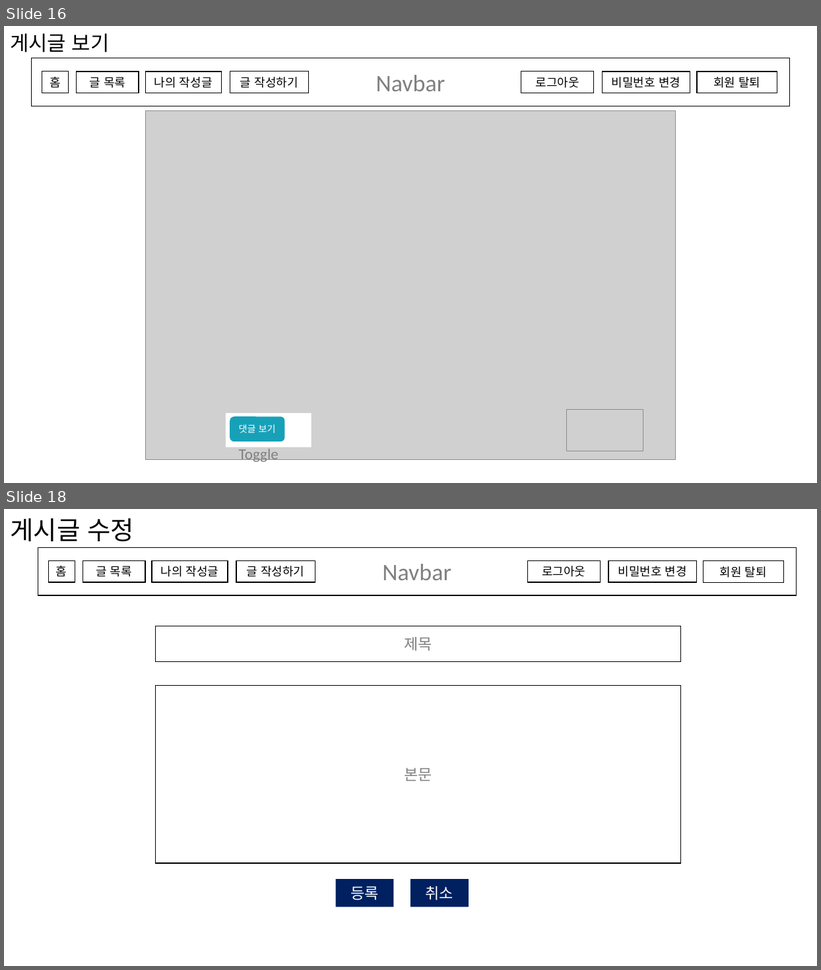
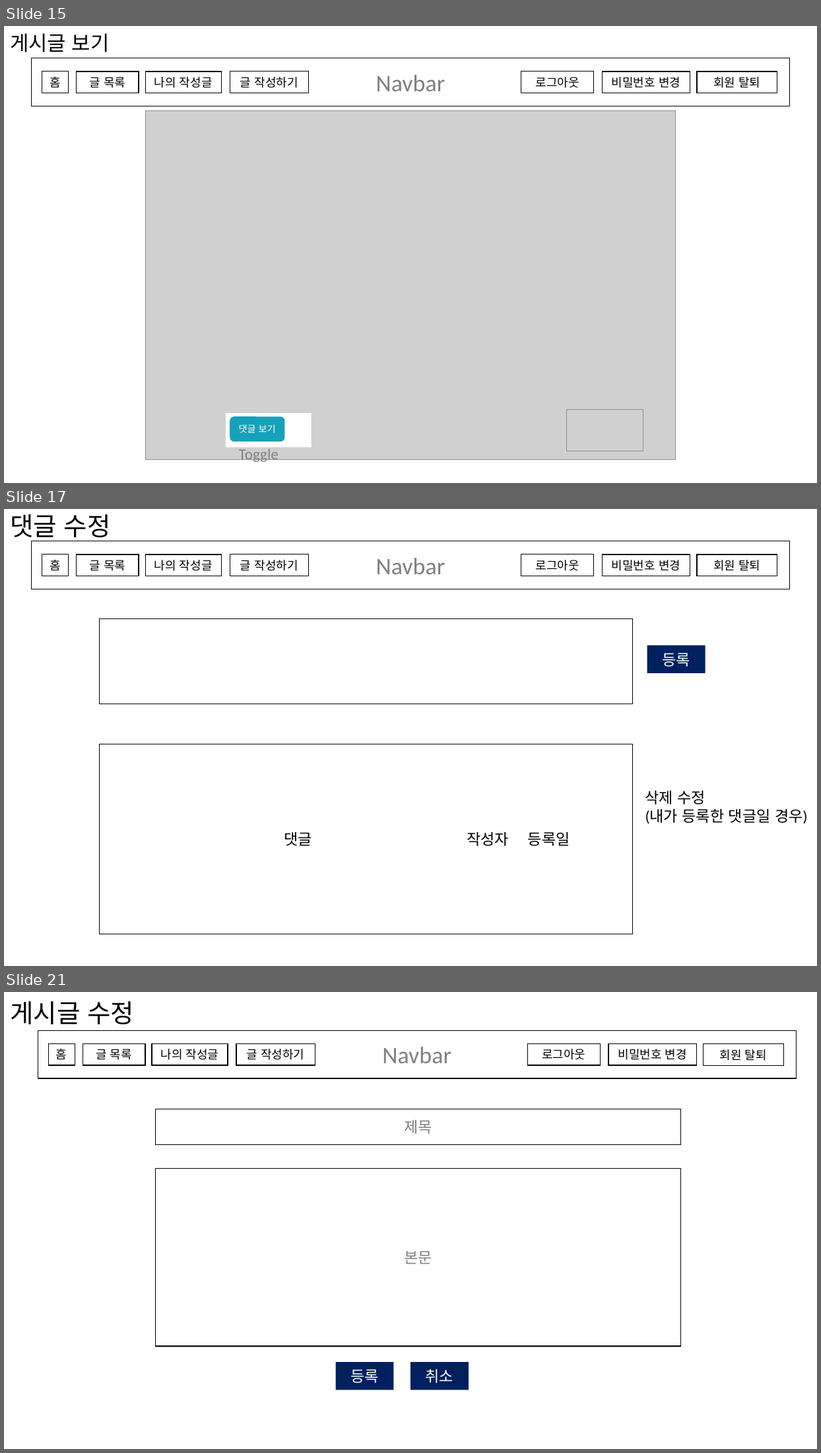
Before and after one commit to haeinmin/jsp-board20201208, a slide deck: WebContent/1차 프로젝트 미리보기.pptx. Shown one above the other, each under a label of ours: slides 16 and 18 before the commit, slides 15, 17 and 21 after it; the slides between them are not shown. The pictures are 821x970 and 821x1453 pixels, drawn with LibreOffice and Linux fonts; fonts in the diff are those of the drawing; grey boxes stand for pictures. Boxes give left, top, right and bottom in pixels: in the first picture for what was removed or moved away, otherwise in the second. Text is boxed around its words. In the diff, an @@ line names an element or a change of style, - is before the commit and + after.

```diff
--- a/WebContent/1차 프로젝트 미리보기.pptx
+++ b/WebContent/1차 프로젝트 미리보기.pptx
@@ slide 17 added at (4,509,817,966), background #FFFFFF @@
@@ title added at (10,514,111,543), 30 pt, text #000000 @@
+댓글 수정
@@ group added at (32,541,790,590): 8 rectangles @@
+Navbar
+로그아웃
+비밀번호 변경
+홈
+글 목록
+글 작성하기
+회원 탈퇴
+나의 작성글
@@ rectangle added at (99,619,633,704), fill #FFFFFF, outline #000000 1 pt @@
@@ rectangle added at (648,646,706,674), fill #002060, 18 pt, text #FFFFFF @@
+등록
@@ rectangle added at (99,745,633,935), fill #FFFFFF, outline #000000 1 pt, 18 pt, text #000000 @@
+댓글 작성자 등록일
@@ text added at (646,791,807,824), 18 pt, text #000000 @@
+삭제 수정
+(내가 등록한 댓글일 경우)
@@ what was slide 16 is now slide 15 @@
@@ what was slide 18 is now slide 21 @@
```
Also in this commit, not shown: 1 slide changed, 3 other slides added, 1 slide removed.
